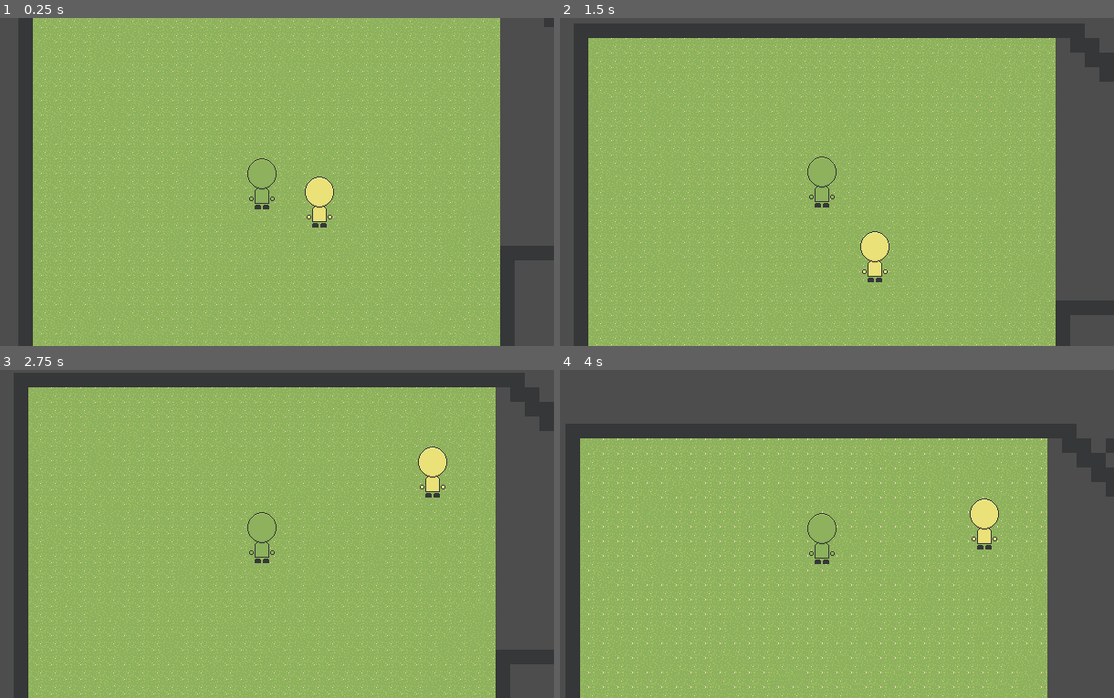
Above: before the commit, frames 1-4 (two rows, left to right).
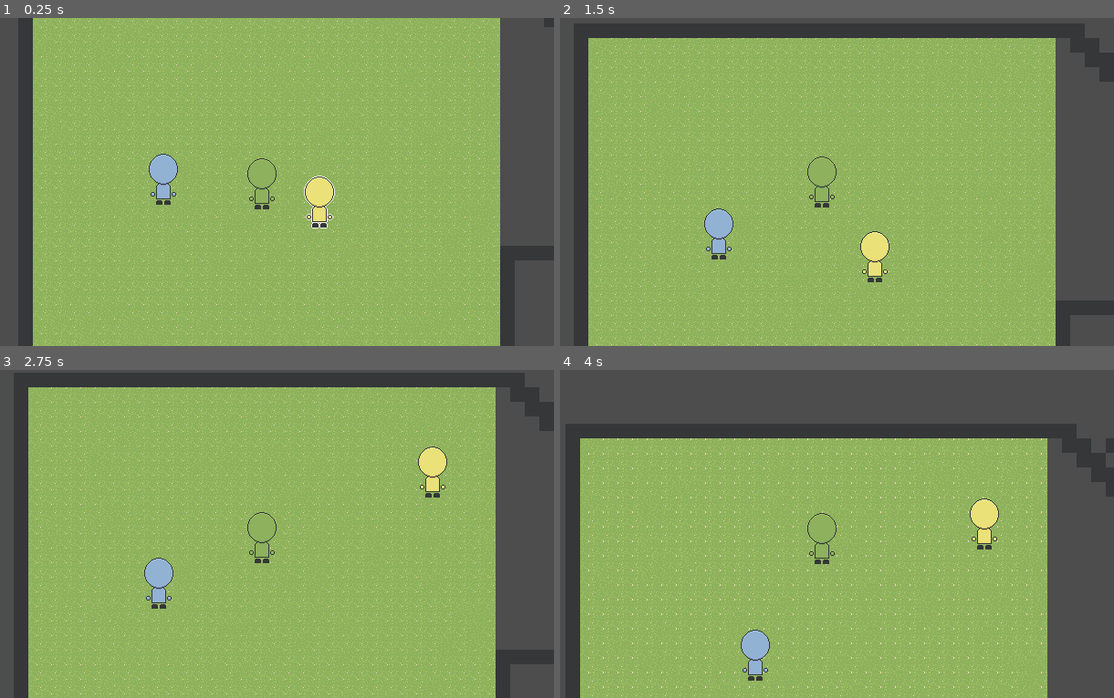
Above: after the commit, the same moments.

Repository: AugustoRemus/DetetiveGrafos
Game: Godot game, scene res://Scenes/DebugTeste/fase_debug.tscn
The game is run twice, just before and just after one commit, with the same random seed, the same clock (stepped at 60 frames per second) and the same inputs.
Inputs (mouse positions are in pixels of both pictures, inside the frame that each line leads up to):
- Up to frame 1 (0.25 s): no input
- Up to frame 2 (1.5 s): tap Enter at 0.5 s; move the mouse to (947, 165) at 0.52 s; hold W (up) 0.53-1.28 s; tap D (R) at 0.6 s; tap Q (Q, bound only after the commit) at 0.8, 1.35 s; move the mouse to (704, 198) at 1.27 s; hold S (down) from 1.28 s (still down)
- Up to frame 3 (2.75 s): tap D (R) at 1.55 s; move the mouse to (321, 461) at 2.02 s; release S (down) at 2.03 s; hold W (up) from 2.03 s (still down); tap A (L) at 2.1 s; tap Q (Q, bound only after the commit) at 2.3 s
- Up to frame 4 (4 s): move the mouse to (792, 599) at 2.77 s; right-click (792, 599) at 2.85 s; tap D (R) at 3.05, 3.6 s; move the mouse to (997, 583) at 3.52 s; release W (up) at 3.53 s; hold S (down) from 3.53 s (still down); tap Q (Q, bound only after the commit) at 3.8 s

The runs differ from the first frame. In frame 1, 0.6% of the frame differs, in the area x 26-61%, y 41-65%; in frame 2, 0.6%; in frame 3, 0.6%; in frame 4, 0.6%.

Commit message:
Detectando npcs para transformar

Diff:
--- /dev/null
+++ b/detetivegrafos/ResourcesNpcs/teste/testeAzul.tres
@@ -0,0 +1,14 @@
+[gd_resource type="Resource" script_class="NPCs" load_steps=3 format=3 uid="uid://b71e643tt8njg"]
+
+[ext_resource type="Texture2D" uid="uid://cyjrq7vohb5rb" path="res://Sprites/Placeholders/NPCAzul.png" id="1_3iax5"]
+[ext_resource type="Script" uid="uid://b12qt62netlng" path="res://ResourcesNpcs/NPCsResource.gd" id="1_ea71i"]
+
+[resource]
+script = ExtResource("1_ea71i")
+Rsprite = ExtResource("1_3iax5")
+Rid = 0
+Rspeed = 50.0
+RbobSpeed = 0.4
+RtempoEsperaMin = 2.0
+RtempoEsperaMax = 3.0
+metadata/_custom_type_script = "uid://b12qt62netlng"
--- a/detetivegrafos/Scenes/DebugTeste/fase_debug.tscn
+++ b/detetivegrafos/Scenes/DebugTeste/fase_debug.tscn
@@ -1,9 +1,10 @@
-[gd_scene load_steps=8 format=3 uid="uid://cbqdr3clwff2u"]
+[gd_scene load_steps=9 format=3 uid="uid://cbqdr3clwff2u"]
 
 [ext_resource type="Texture2D" uid="uid://8wi7rypkvgld" path="res://Sprites/Placeholders/tileSet.png" id="1_bskgw"]
 [ext_resource type="PackedScene" uid="uid://dkbcnmufbpy2f" path="res://Scenes/DebugTeste/protagonista.tscn" id="2_dhdj0"]
 [ext_resource type="PackedScene" uid="uid://p06c8bn2f2o4" path="res://Scenes/base_np_cs.tscn" id="3_ywf2r"]
 [ext_resource type="Resource" uid="uid://dhkt6xknhj750" path="res://ResourcesNpcs/teste/testeAmarelo.tres" id="4_k7s56"]
+[ext_resource type="Resource" uid="uid://b71e643tt8njg" path="res://ResourcesNpcs/teste/testeAzul.tres" id="5_tow86"]
 
 [sub_resource type="TileSetAtlasSource" id="TileSetAtlasSource_dhdj0"]
 resource_name = "Grama1"
@@ -104,11 +105,6 @@
 [node name="NavigationRegion2D" type="NavigationRegion2D" parent="."]
 navigation_polygon = SubResource("NavigationPolygon_dhdj0")
 
-[node name="BaseNPCs" parent="." node_paths=PackedStringArray("nodosDestino") instance=ExtResource("3_ywf2r")]
-position = Vector2(236, 174)
-resourceNPC = ExtResource("4_k7s56")
-nodosDestino = [NodePath("../ArrayPontos/0"), NodePath("../ArrayPontos/1")]
-
 [node name="ArrayPontos" type="Node" parent="."]
 
 [node name="0" type="Node2D" parent="ArrayPontos"]
@@ -118,5 +114,19 @@
 position = Vector2(16, 267)
 
 [node name="2" type="Node2D" parent="ArrayPontos"]
+position = Vector2(357, 281)
 
 [node name="4" type="Node2D" parent="ArrayPontos"]
+
+[node name="NPCs" type="Node" parent="."]
+
+[node name="BaseNPCs" parent="NPCs" node_paths=PackedStringArray("nodosDestino") instance=ExtResource("3_ywf2r")]
+position = Vector2(236, 174)
+resourceNPC = ExtResource("4_k7s56")
+id = 9
+nodosDestino = [NodePath("../../ArrayPontos/0"), NodePath("../../ArrayPontos/1")]
+
+[node name="BaseNPCs2" parent="NPCs" node_paths=PackedStringArray("nodosDestino") instance=ExtResource("3_ywf2r")]
+position = Vector2(65, 149)
+resourceNPC = ExtResource("5_tow86")
+nodosDestino = [NodePath("../../ArrayPontos/4"), NodePath("../../ArrayPontos/2")]
--- a/detetivegrafos/Scenes/DebugTeste/protagonista.tscn
+++ b/detetivegrafos/Scenes/DebugTeste/protagonista.tscn
@@ -1,13 +1,18 @@
-[gd_scene load_steps=7 format=3 uid="uid://dkbcnmufbpy2f"]
+[gd_scene load_steps=10 format=3 uid="uid://dkbcnmufbpy2f"]
 
 [ext_resource type="Texture2D" uid="uid://c3ytclafnvlpb" path="res://Sprites/Placeholders/NPCVerde.png" id="1_7g32v"]
 [ext_resource type="Script" uid="uid://bgyj8csyi11cf" path="res://Scripts/Player/protagonista.gd" id="1_e0vkn"]
 [ext_resource type="Script" uid="uid://cnixnyhqnp2yp" path="res://Scripts/Player/move.gd" id="2_e0vkn"]
 [ext_resource type="Script" uid="uid://4sk7gtg25vtl" path="res://Scripts/Player/SpritePlayer.gd" id="3_k2hie"]
 [ext_resource type="Script" uid="uid://cmhbux8hgvj7" path="res://Scripts/Player/camera_2d.gd" id="4_65hur"]
+[ext_resource type="Script" uid="uid://bpqkg4mcrldt4" path="res://Scripts/Player/area.gd" id="6_m0par"]
+[ext_resource type="Script" uid="uid://dwp0nr7sgpabl" path="res://Scripts/Player/transformador.gd" id="7_yl5ap"]
 
 [sub_resource type="RectangleShape2D" id="RectangleShape2D_k2hie"]
 size = Vector2(14, 7)
+
+[sub_resource type="CircleShape2D" id="CircleShape2D_k2hie"]
+radius = 68.0074
 
 [node name="Player" type="CharacterBody2D"]
 script = ExtResource("1_e0vkn")
@@ -29,3 +34,19 @@
 [node name="CollisionShape2D" type="CollisionShape2D" parent="."]
 position = Vector2(0, 25.5)
 shape = SubResource("RectangleShape2D_k2hie")
+
+[node name="area" type="Area2D" parent="."]
+collision_layer = 0
+collision_mask = 2
+script = ExtResource("6_m0par")
+
+[node name="CollisionShape2D" type="CollisionShape2D" parent="area"]
+position = Vector2(0, 2)
+shape = SubResource("CircleShape2D_k2hie")
+
+[node name="transformador" type="Node" parent="." node_paths=PackedStringArray("area")]
+script = ExtResource("7_yl5ap")
+area = NodePath("../area")
+
+[connection signal="body_entered" from="area" to="area" method="_on_body_entered"]
+[connection signal="body_exited" from="area" to="area" method="_on_body_exited"]
--- a/detetivegrafos/Scenes/base_np_cs.tscn
+++ b/detetivegrafos/Scenes/base_np_cs.tscn
@@ -1,8 +1,9 @@
-[gd_scene load_steps=8 format=3 uid="uid://p06c8bn2f2o4"]
+[gd_scene load_steps=9 format=3 uid="uid://p06c8bn2f2o4"]
 
 [ext_resource type="Script" uid="uid://qr814uioqvcr" path="res://Scripts/NPCs/base_np_cs.gd" id="1_cf2bg"]
 [ext_resource type="Texture2D" uid="uid://cyjrq7vohb5rb" path="res://Sprites/Placeholders/NPCAzul.png" id="1_udhxp"]
 [ext_resource type="Script" uid="uid://do2li500nlhjs" path="res://Scripts/NPCs/spriteNPCs.gd" id="3_y6ahf"]
+[ext_resource type="Texture2D" uid="uid://u1m0qrq4xts8" path="res://Sprites/Placeholders/silhueta.png" id="4_nf2cc"]
 [ext_resource type="Script" uid="uid://c7vb66rsbo7d4" path="res://Scripts/NPCs/navigation_agent_2d.gd" id="4_y6ahf"]
 [ext_resource type="Script" uid="uid://ckf1g5wqysw3g" path="res://Scripts/NPCs/logica_destino.gd" id="5_ujk41"]
 [ext_resource type="Script" uid="uid://tuo8pkkfmcsi" path="res://Scripts/NPCs/animacao.gd" id="6_ypi4a"]
@@ -10,17 +11,24 @@
 [sub_resource type="RectangleShape2D" id="RectangleShape2D_ypi4a"]
 size = Vector2(13, 12)
 
-[node name="BaseNPCs" type="CharacterBody2D" node_paths=PackedStringArray("animacaoNode", "sprite")]
+[node name="BaseNPCs" type="CharacterBody2D" node_paths=PackedStringArray("animacaoNode", "sprite", "silhuetaNodo") groups=["Alvo"]]
+collision_layer = 2
+collision_mask = 0
 script = ExtResource("1_cf2bg")
 speedNPC = 100.0
 tempoEsperaMin = 1.0
 tempoEsperaMax = 3.0
 animacaoNode = NodePath("animacao")
 sprite = NodePath("Sprite")
+silhuetaNodo = NodePath("Sprite/Silhueta")
 
 [node name="Sprite" type="Sprite2D" parent="."]
 texture = ExtResource("1_udhxp")
 script = ExtResource("3_y6ahf")
+
+[node name="Silhueta" type="Sprite2D" parent="Sprite"]
+visible = false
+texture = ExtResource("4_nf2cc")
 
 [node name="NavigationAgent2D" type="NavigationAgent2D" parent="." node_paths=PackedStringArray("base_np_cs", "logica", "timer")]
 script = ExtResource("4_y6ahf")
@@ -42,6 +50,5 @@
 [node name="CollisionShape2D" type="CollisionShape2D" parent="."]
 position = Vector2(0.5, 24)
 shape = SubResource("RectangleShape2D_ypi4a")
-disabled = true
 
 [connection signal="timeout" from="timerDestino" to="NavigationAgent2D" method="_on_timer_destino_timeout"]
--- a/detetivegrafos/Scripts/NPCs/base_np_cs.gd
+++ b/detetivegrafos/Scripts/NPCs/base_np_cs.gd
@@ -1,4 +1,5 @@
 extends CharacterBody2D
+
 
 ##Resource que define oque o npc vai ter de starts
 @export var resourceNPC: NPCs
@@ -24,6 +25,7 @@
 @export_group("Nodos")
 @export var animacaoNode: Node
 @export var sprite: Sprite2D
+@export var silhuetaNodo: Sprite2D
 
 
 
@@ -44,3 +46,10 @@
 func _physics_process(delta: float) -> void:
 
 	animacaoNode._animation(velocity)
+
+
+func silhueta(numero):
+	if numero == 1:
+		silhuetaNodo.visible= true
+	if numero == 0:
+		silhuetaNodo.visible= false
--- a/detetivegrafos/Scripts/NPCs/spriteNPCs.gd
+++ b/detetivegrafos/Scripts/NPCs/spriteNPCs.gd
@@ -1,4 +1,3 @@
 extends Sprite2D
 
-
 #vai receber um resource se pa
--- /dev/null
+++ b/detetivegrafos/Scripts/Player/area.gd
@@ -0,0 +1,38 @@
+extends Area2D
+
+#guarda o corpo atual pra desmarcar se vier um novo
+var corpoAtual: CharacterBody2D
+
+#esta parte ele apenas cuida quem ele pode pegar, nao qual ele realmente
+#vai pegar
+
+
+#testa se entrou um corpo e é npc
+func _on_body_entered(body: Node2D) -> void:
+	if body.is_in_group("Alvo") and body != corpoAtual:
+
+		#testa se n ta null
+		if corpoAtual == null:
+			#seta
+			corpoAtual = body
+		else:
+			#se n tira a silhueta do atua
+			corpoAtual.silhueta(0)
+		#muda o atual
+		corpoAtual = body
+		#ativa silhueta do atual
+		corpoAtual.silhueta(1)
+
+
+#testa se saiu
+func _on_body_exited(body: Node2D) -> void:
+
+	if body.is_in_group("Alvo") and body == corpoAtual:
+		#print("corpo saiu")
+		#tira a silhueta do atual, porem ele esta salvo para
+		#ser transformado
+		corpoAtual.silhueta(0)
+
+
+func getAtual():
+	return(corpoAtual)
--- /dev/null
+++ b/detetivegrafos/Scripts/Player/transformador.gd
@@ -0,0 +1,7 @@
+extends Node
+
+@export var area : Area2D
+
+func _input(event: InputEvent) -> void:
+	if Input.is_action_just_pressed("Q"):
+		print(area.getAtual().id)
--- a/detetivegrafos/project.godot
+++ b/detetivegrafos/project.godot
@@ -27,6 +27,10 @@
 window/size/resizable=false
 window/stretch/mode="viewport"
 window/stretch/aspect="expand"
+
+[global_group]
+
+Alvo="pode ser transformado"
 
 [input]
 
@@ -79,6 +83,16 @@
 "events": [Object(InputEventMouseButton,"resource_local_to_scene":false,"resource_name":"","device":-1,"window_id":0,"a …(253 unchanged characters)…
 ]
 }
+E={
+"deadzone": 0.2,
+"events": [Object(InputEventKey,"resource_local_to_scene":false,"resource_name":"","device":-1,"window_id":0,"alt_pressed":false,"shift_pressed":false,"ctrl_pressed":false,"meta_pressed":false,"pressed":false,"keycode":0,"physical_keycode":69,"key_label":0,"unicode":101,"location":0,"echo":false,"script":null)
+]
+}
+Q={
+"deadzone": 0.2,
+"events": [Object(InputEventKey,"resource_local_to_scene":false,"resource_name":"","device":-1,"window_id":0,"alt_pressed":false,"shift_pressed":false,"ctrl_pressed":false,"meta_pressed":false,"pressed":false,"keycode":0,"physical_keycode":81,"key_label":0,"unicode":113,"location":0,"echo":false,"script":null)
+]
+}
 
 [rendering]
 
Not shown, added: detetivegrafos/Scripts/Player/area.gd.uid
Not shown, added: detetivegrafos/Scripts/Player/transformador.gd.uid
Binary file added: detetivegrafos/Sprites/Placeholders/silhueta.png
Not shown, added: detetivegrafos/Sprites/Placeholders/silhueta.png.import
Not shown, added: Aseprite/SilhuetaSelecionado.ase
Not shown, added: Aseprite/new.ase
Not shown, added: Aseprite/silhueta.png
Not shown, added: Aseprite/tileSets/tileSet1.ase
Not shown, added: Aseprite/tileSets/tileSet1.png
